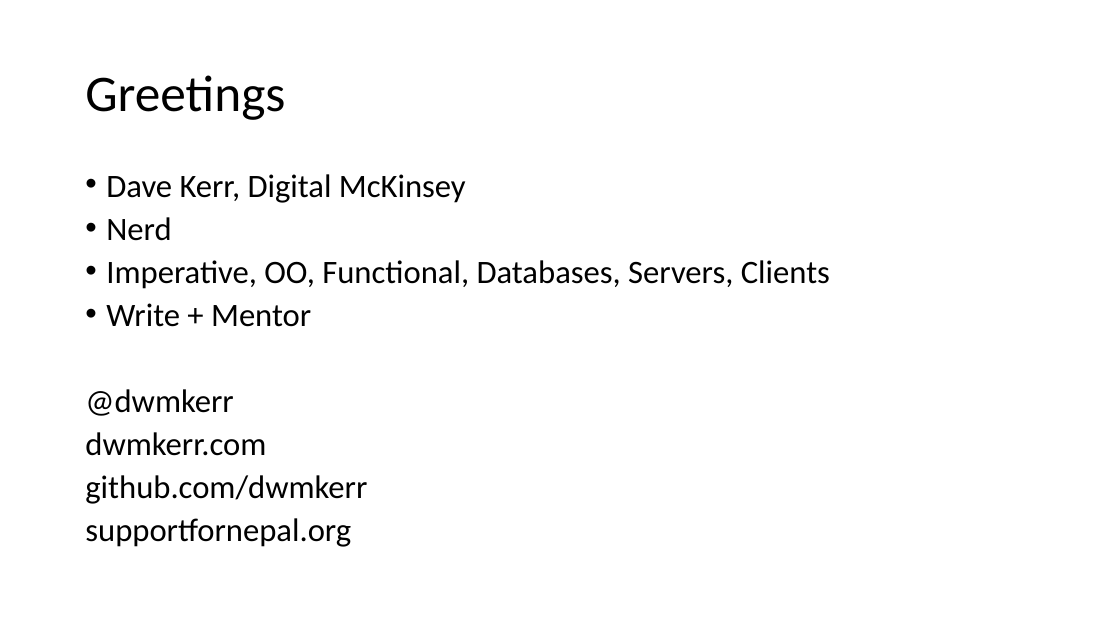
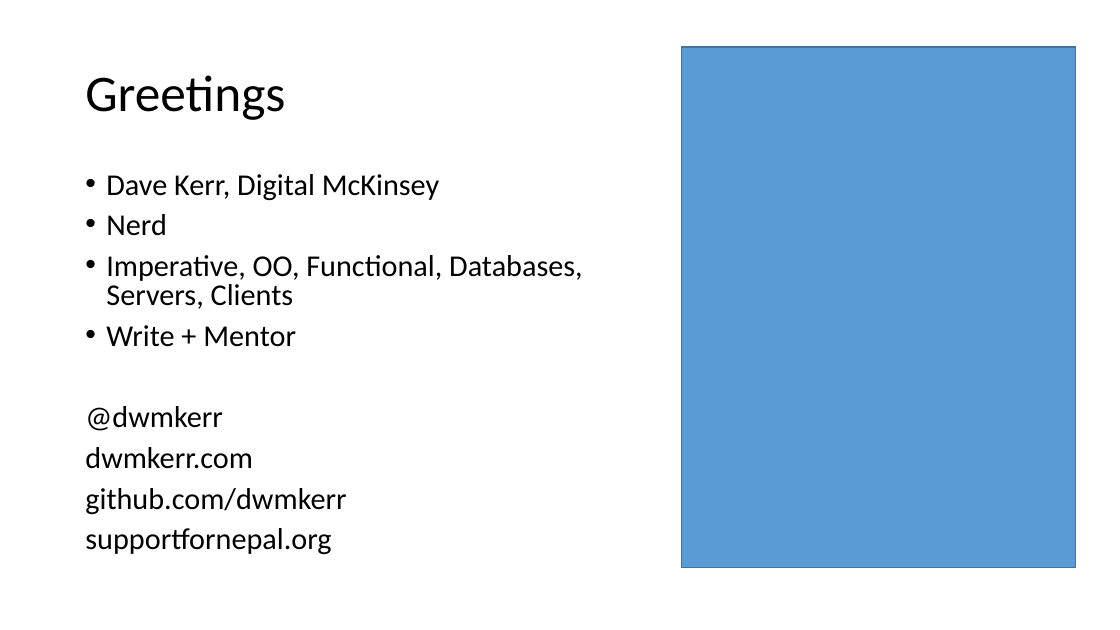
Before and after one commit to dwmkerr/effective-nodejs-debugging, a slide deck: slide 2 of slides/Effective NodeJS Debugging.pptx. Drawn at 1120x630 pixels with LibreOffice and Linux fonts; fonts in the diff are those of the drawing. Boxes give left, top, right and bottom in pixels: in the first picture for what was removed or moved away, otherwise in the second. Text is boxed around its words. In the diff, an @@ line names an element or a change of style, - is before the commit and + after.

```diff
--- a/slides/Effective NodeJS Debugging.pptx
+++ b/slides/Effective NodeJS Debugging.pptx
@@ rectangle added at <box>682,47,1076,568</box>, fill #5B9BD5, outline #43739E 1 pt @@
@@ text "Dave Kerr, Digital McKinsey" at <box>85,174,583,555</box>: size 28 to 25.9 pt @@
```
Also in this commit, not shown: 6 slides added, 2 other files.
